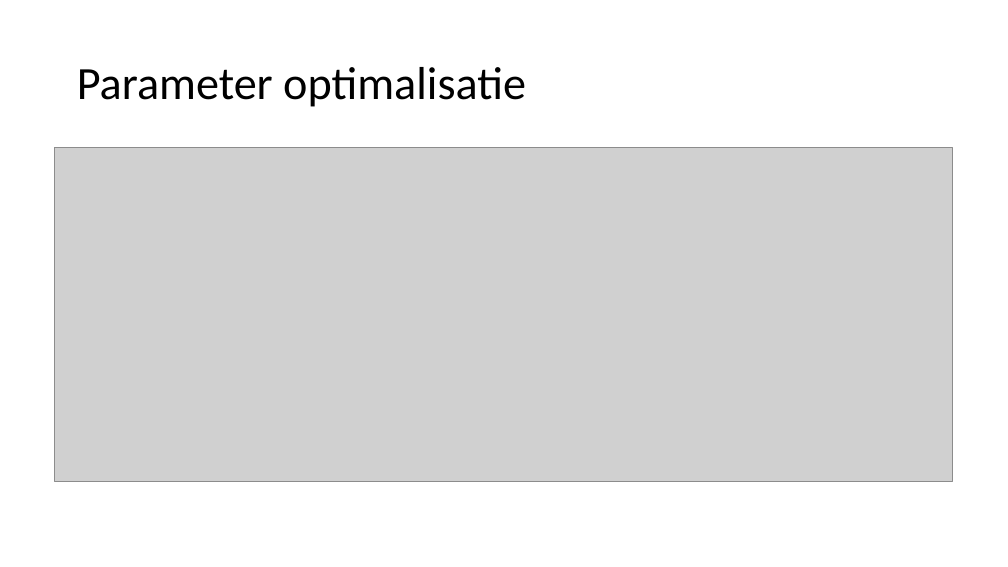
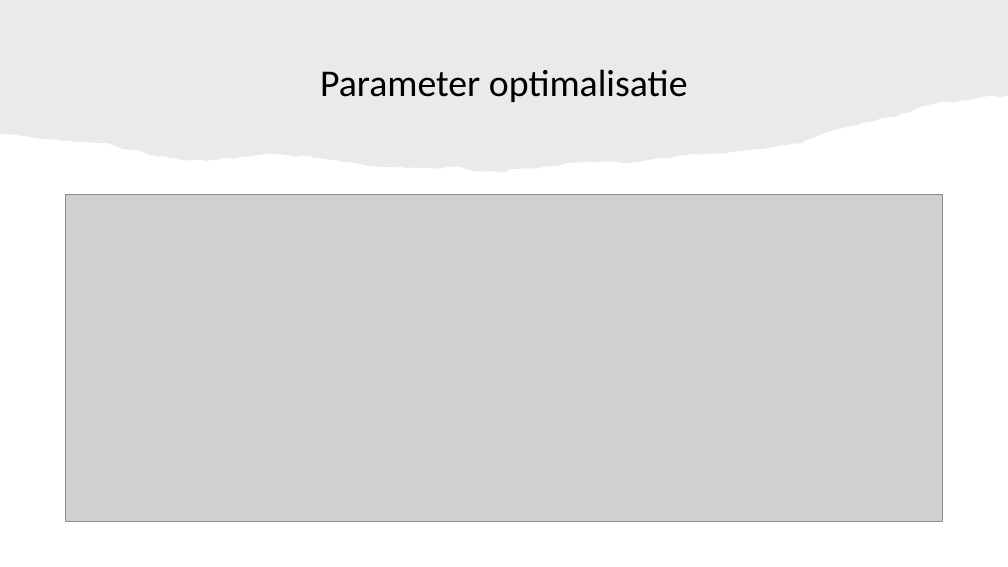
Before and after one commit to NinaAlblasMinorAI/RoosterRulers, a slide deck: slide 21 of doc/Presentatie.pptx. Drawn at 1008x567 pixels with LibreOffice and Linux fonts; fonts in the diff are those of the drawing; grey boxes stand for pictures. Boxes give left, top, right and bottom in pixels: in the first picture for what was removed or moved away, otherwise in the second. Text is boxed around its words. In the diff, an @@ line names an element or a change of style, - is before the commit and + after.

```diff
--- a/doc/Presentatie.pptx
+++ b/doc/Presentatie.pptx
@@ freeform shape added at [0, 0, 1008, 172], fill #82766A at 15% opacity @@
@@ title "Parameter optimalisatie": place and size @@
-title "Parameter optimalisatie" at [77, 67, 526, 107]
+title "Parameter optimalisatie" at [320, 69, 688, 102]
@@ title "Parameter optimalisatie" at [320, 69, 688, 102]: size 44 to 36 pt; alignment left to centre; vertical alignment middle to bottom @@
@@ picture: place and size @@
-picture at [54, 147, 952, 481]
+picture at [66, 194, 942, 521]
```
Also in this commit, not shown: 4 other slides changed, 3 other files.
